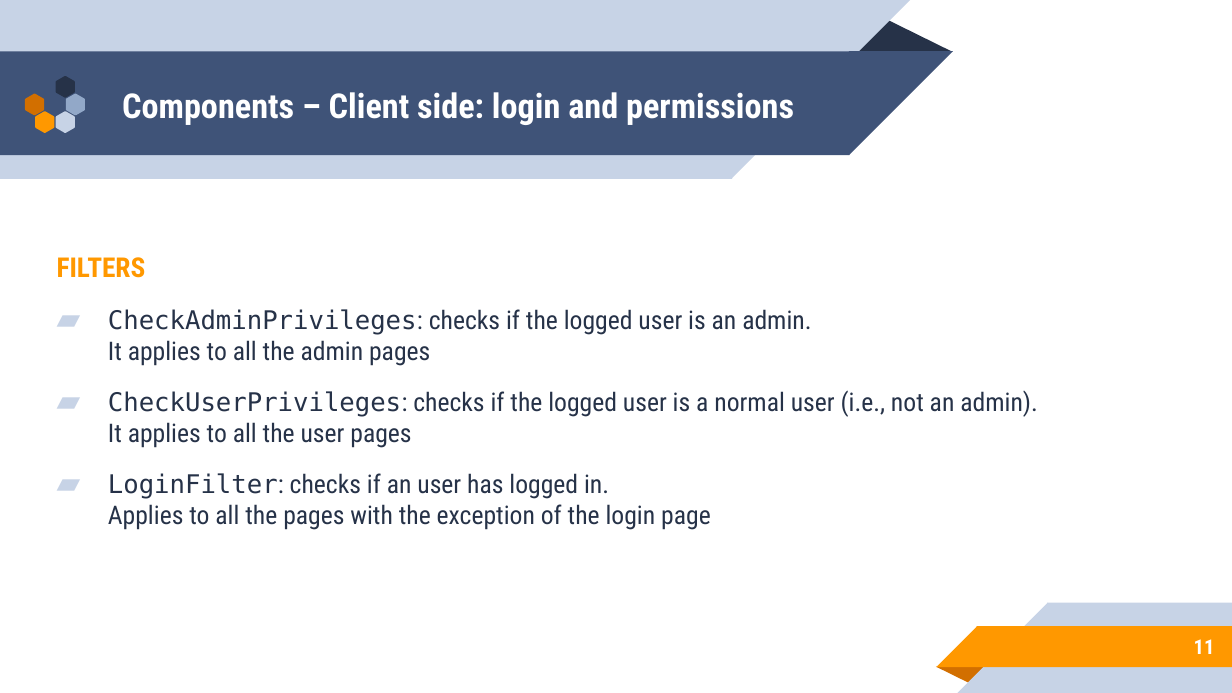
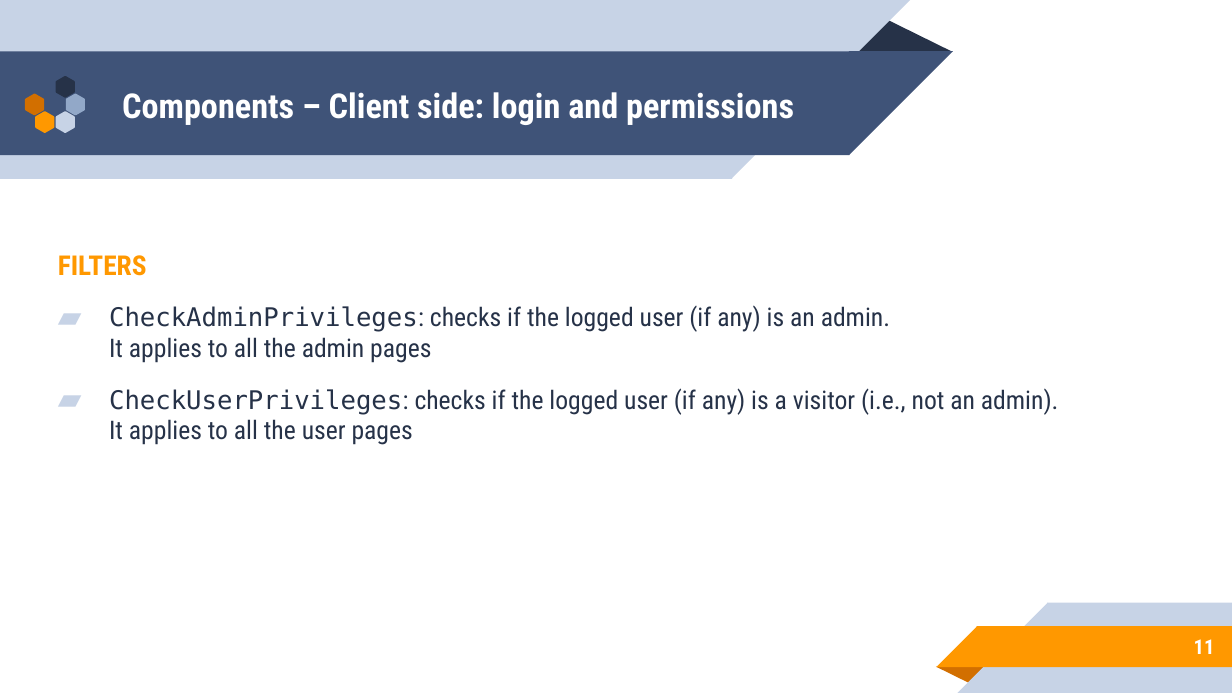
Before and after one commit to Sbi98/DB2Project, a slide deck: slide 11 of DB2 Presentation.pptx. Drawn at 1232x693 pixels with LibreOffice and Linux fonts; fonts in the diff are those of the drawing. Boxes give left, top, right and bottom in pixels: in the first picture for what was removed or moved away, otherwise in the second. Text is boxed around its words. In the diff, an @@ line names an element or a change of style, - is before the commit and + after.

Commit message:
Fix ppt

```diff
--- a/DB2 Presentation.pptx
+++ b/DB2 Presentation.pptx
@@ text at bbox=[109, 305, 1059, 445]: text changed @@
-▰ CheckAdminPrivileges: checks if the logged user is an admin.
-  It applies to all the admin pages
-▰ CheckUserPrivileges: checks if the logged user is a normal user (i.e., not an admin).
-  It applies to all the user pages
-▰ LoginFilter: checks if an user has logged in.
-  Applies to all the pages with the exception of the login page
+▰ CheckAdminPrivileges: checks if the logged user (if any) is an admin.
+  It applies to all the admin pages
+▰ CheckUserPrivileges: checks if the logged user (if any) is a visitor (i.e., not an admin).
+  It applies to all the user pages
```
Also in this commit, not shown: 3 other slides changed.
